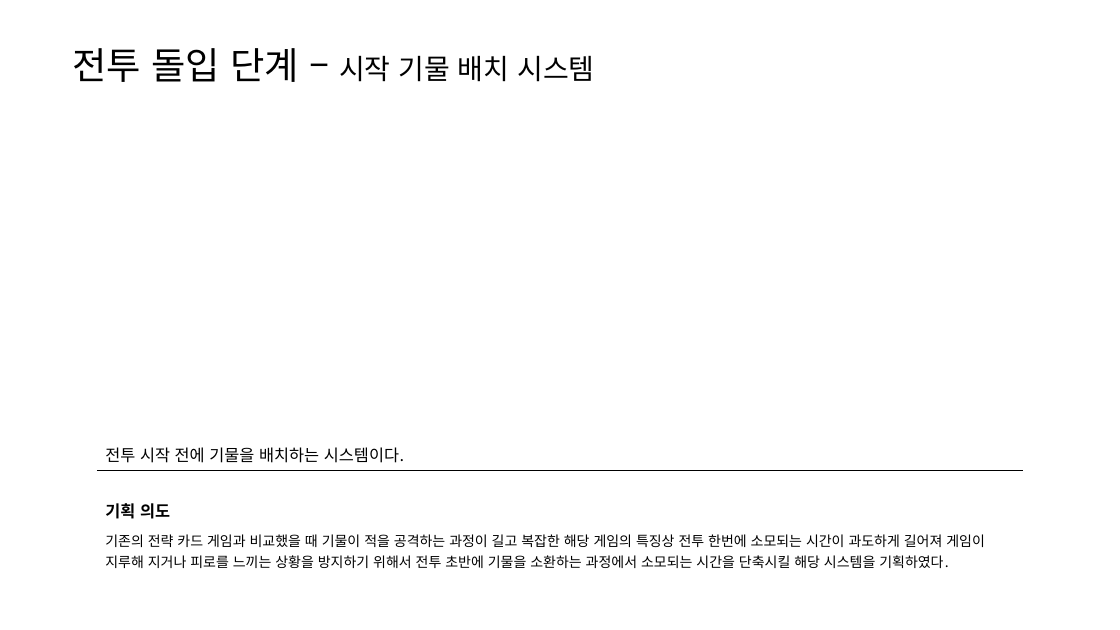
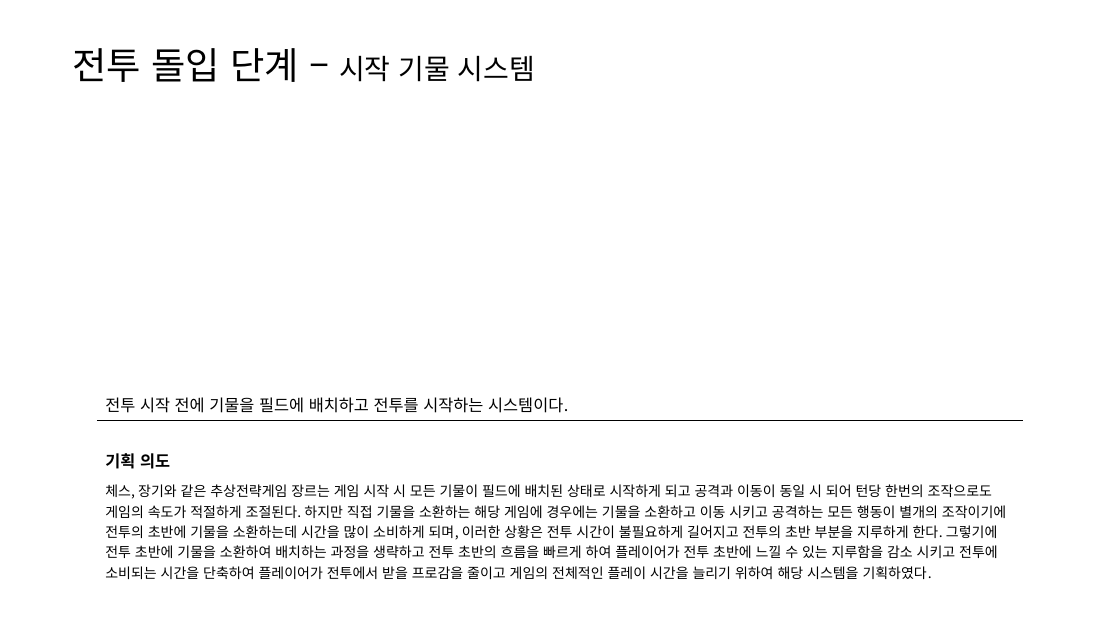
Before and after one commit to yjk0401/unityenginebasic_9th, a slide deck: slide 6 of 기획/체스/체스 전투 시스템 기획서.pptx (slide 5 before the commit). Drawn at 1120x630 pixels with LibreOffice and Linux fonts; fonts in the diff are those of the drawing. Boxes give left, top, right and bottom in pixels: in the first picture for what was removed or moved away, otherwise in the second. Text is boxed around its words. In the diff, an @@ line names an element or a change of style, - is before the commit and + after.

```diff
--- a/기획/체스/체스 전투 시스템 기획서.pptx
+++ b/기획/체스/체스 전투 시스템 기획서.pptx
@@ text at [72, 48, 535, 82]: text changed; size 24 to 32 pt @@
-전투 돌입 단계 – 시작 기물 배치 시스템
+전투 돌입 단계 – 시작 기물 시스템
@@ table at [97, 388, 1023, 583] @@
-row 1, column 1: 전투 시작 전에 기물을 배치하는 시스템이다.
+row 1, column 1: 전투 시작 전에 기물을 필드에 배치하고 전투를 시작하는 시스템이다.
-row 3, column 1: 기존의 전략 카드 게임과 비교했을 때 기물이 적을 공격하는 과정이 길고 복잡한 해당 게임의 특징상 전투 한번에 소모되는 시간이 과도하게 길어져 게임이 지루해 지거나 피로를 느끼는 상황을 방지하기 위해서 전투 초반에 기물을 소환하는 과정에서 소모되는 시간을 단축시킬 해당 시스템을 기획하였다.
+row 3, column 1: 체스, 장기와 같은 추상전략게임 장르는 게임 시작 시 모든 기물이 필드에 배치된 상태로 시작하게 되고 공격과 이동이 동일 시 되어 턴당 한번의 조작으로도 게임의 속도가 적절하게 조절된다. 하지만 직접 기물을 소환하는 해당 게임에 경우에는 기물을 소환하고 이동 시키고 공격하는 모든 행동이 별개의 조작이기에 전투의 초반에 기물을 소환하는데 시간을 많이 소비하게 되며, 이러한 상황은 전투 시간이 불필요하게 길어지고 전투의 초반 부분을 지루하게 한다. 그렇기에 전투 초반에 기물을 소환하여 배치하는 과정을 생략하고 전투 초반의 흐름을 빠르게 하여 플레이어가 전투 초반에 느낄 수 있는 지루함을 감소 시키고 전투에 소비되는 시간을 단축하여 플레이어가 전투에서 받을 프로감을 줄이고 게임의 전체적인 플레이 시간을 늘리기 위하여 해당 시스템을 기획하였다.
@@ table: place and size @@
-table at [97, 439, 1023, 573]
+table at [97, 388, 1023, 583]
```
Also in this commit, not shown: 8 other slides changed, 3 slides added, 14 other files.
